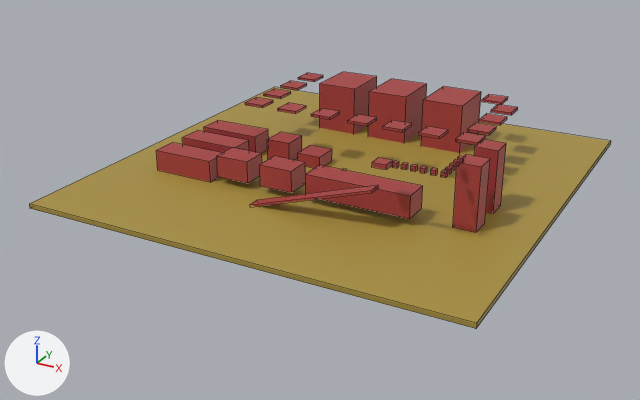
The OBJ model DirectXGame/Resources/stage1/stage1.obj as it was, and as the next commit left it.
The view is the same before and after, from a 50 mm lens placed at (176.0, -343.7, 154.6), pointed at (-5.0, -14.6, -10.0). Lighting does not change. The marker at lower left points along +X, +Y and +Z. The older version comes first. Mesh edges are drawn as thin lines. Where no turn or scale is listed for an object, it has been applied to the vertices. Vertices at exactly the same position are counted once.

Before the edit, the objects in view are built like this:
```python
mat_material_001 = principled_material('Material.001')
mat_material_001.texture = img_ground_png
me_立方体_002 = bpy.data.meshes.new('立方体.002')
me_立方体_002.from_pydata(...)  # 328 vertices, 245 faces; spans x -100.0..100.0, y -100.0..100.0, z -4.0..31.0
me_立方体_002.materials.append(mat_material_001)  # picture img_ground_png
ob_立方体_002 = bpy.data.objects.new('立方体.002', me_立方体_002)
ob_立方体_002.location = (0.0, 0.0, 0.0)
```
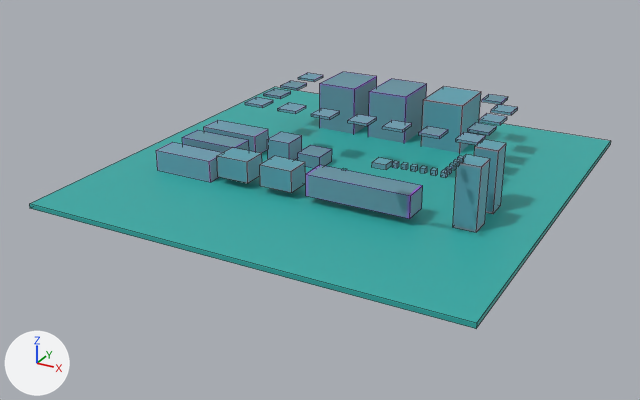
Where the change shows, as pixel boxes [x1, y1, x2, y2] in the pictures (640 x 400 px):
'立方体.002', surface changed, reshaped
    both: [29, 72, 611, 329]
part 1 of me_立方体_002, deleted (brown)
    before: [250, 185, 379, 206]

Edits to the bpy script that builds the scene:
```text
Add img_002_png:
    img_002_png = load_image('002.png', '002.png', 1024, 1024, 'sRGB')
Change mat_material_001:
    mat_material_001.texture: img_ground_png -> img_002_png
Change me_立方体_002:
    used by ob_立方体_002; location = (0.0, 0.0, 0.0)
    remove me_立方体_002.from_pydata(...)  # 328 vertices, 245 faces; spans x -100.0..100.0, y -100.0..100.0, z -4.0..31.0
    add me_立方体_002.from_pydata(...)  # 320 vertices, 239 faces; spans x -100.0..100.0, y -100.0..100.0, z -4.0..31.0
    me_立方体_002 part 1: the loose piece of 8 vertices spanning x -17.0..41.0, y -55.0..-49.0, z 0.0..19.0 is deleted
```
